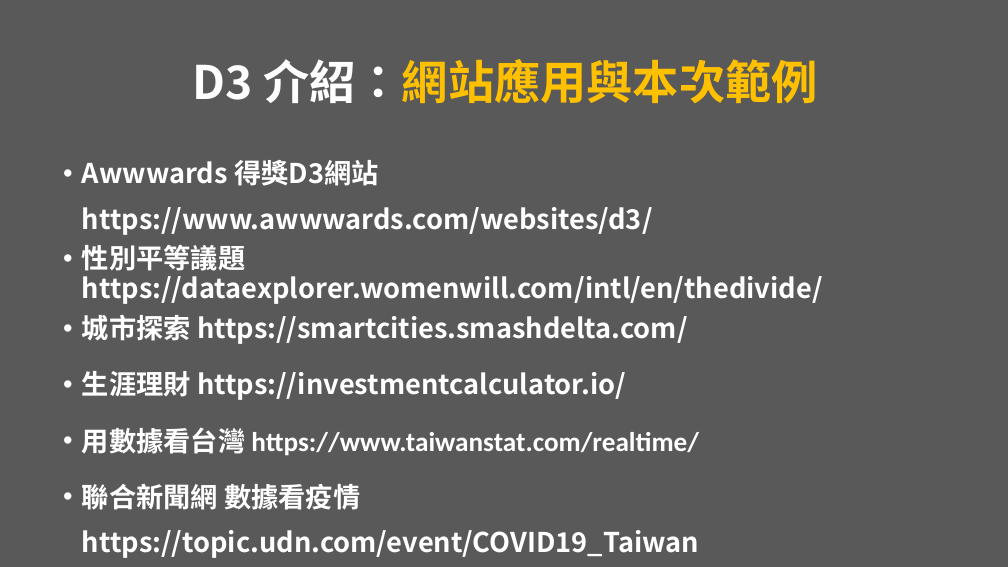
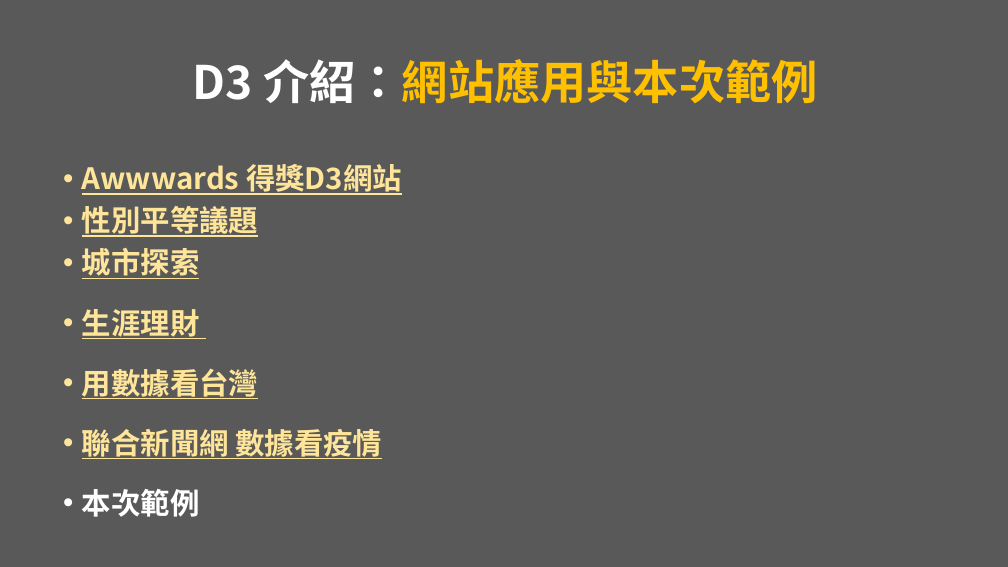
Before and after one commit to vezona/D3.js_Demo, a slide deck: slide 6 of PPT/D3.js presentation.pptx. Drawn at 1008x567 pixels with LibreOffice and Linux fonts; fonts in the diff are those of the drawing. Boxes give left, top, right and bottom in pixels: in the first picture for what was removed or moved away, otherwise in the second. Text is boxed around its words. In the diff, an @@ line names an element or a change of style, - is before the commit and + after.

Commit message:
整理範例檔案與ＰＰＴ

```diff
--- a/PPT/D3.js presentation.pptx
+++ b/PPT/D3.js presentation.pptx
@@ text at <box>82,164,402,517</box>: text changed; size 25.9 to 28 pt; text colour #FFFFFF to #FEE599 @@
-• Awwwards 得獎D3網站 https://www.awwwards.com/websites/d3/
-• 性別平等議題 https://dataexplorer.womenwill.com/intl/en/thedivide/
-• 城市探索 https://smartcities.smashdelta.com/
-• 生涯理財 https://investmentcalculator.io/
-• 用數據看台灣 https://www.taiwanstat.com/realtime/
-• 聯合新聞網 數據看疫情 https://topic.udn.com/event/COVID19_Taiwan
+• Awwwards 得獎D3網站
+• 性別平等議題
+• 城市探索
+• 生涯理財
+• 用數據看台灣
+• 聯合新聞網 數據看疫情
+• 本次範例
```
Also in this commit, not shown: 26 other slides changed, 5 slides added, 4 slides removed, 17 other files.
